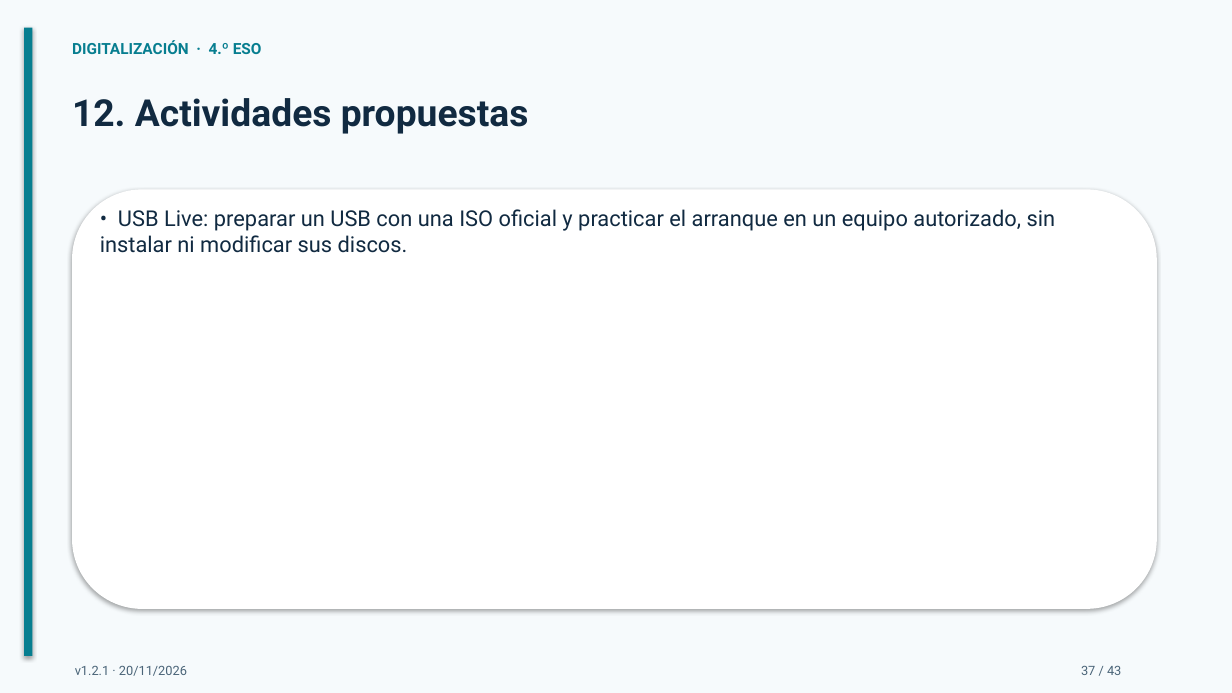
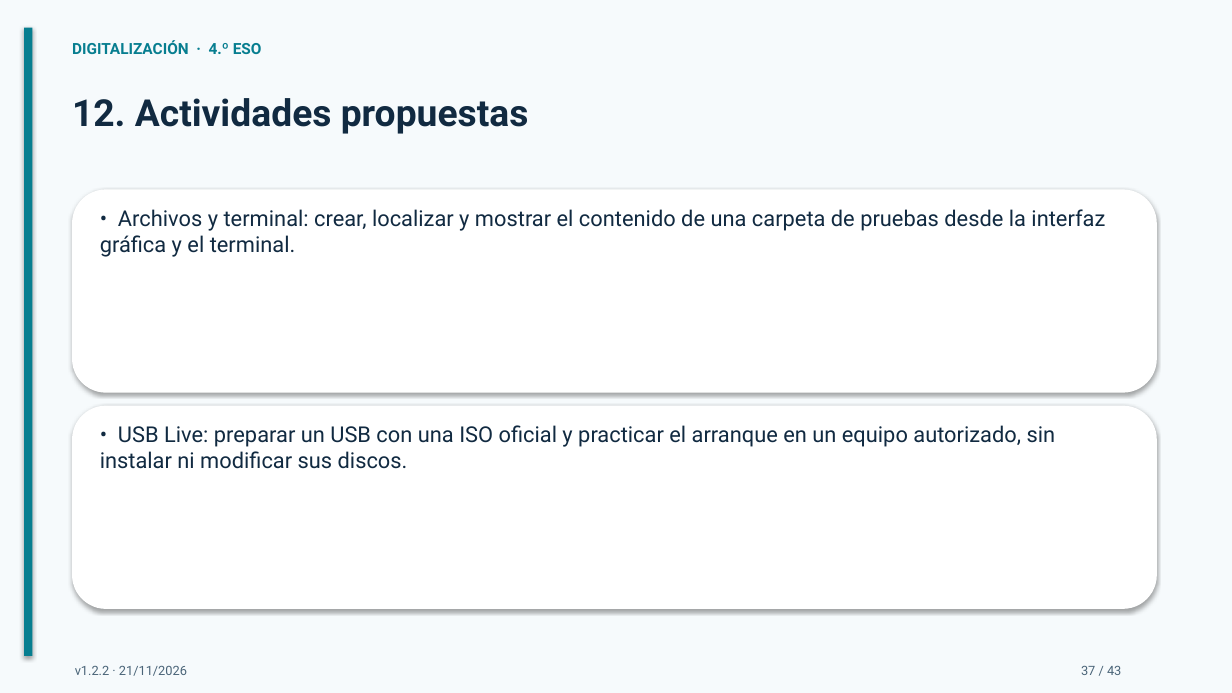
Before and after one commit to bitschips/digitaliza4, a slide deck: slide 37 of temas/tema-02-sistemas-operativos/presentaciones/tema-02-sistemas-operativos.pptx. Drawn at 1232x693 pixels with LibreOffice and Linux fonts; fonts in the diff are those of the drawing. Boxes give left, top, right and bottom in pixels: in the first picture for what was removed or moved away, otherwise in the second. Text is boxed around its words. In the diff, an @@ line names an element or a change of style, - is before the commit and + after.

```diff
--- a/temas/tema-02-sistemas-operativos/presentaciones/tema-02-sistemas-operativos.pptx
+++ b/temas/tema-02-sistemas-operativos/presentaciones/tema-02-sistemas-operativos.pptx
@@ rounded rectangle resized from (x1=72, y1=189, x2=1157, y2=609) to (x1=72, y1=189, x2=1157, y2=393) @@
@@ text added at (x1=100, y1=209, x2=1105, y2=257), 17 pt, text #112A41 @@
+• Archivos y terminal: crear, localizar y mostrar el contenido de una carpeta de pruebas desde la interfaz gráfica y el terminal.
@@ rounded rectangle added at (x1=72, y1=406, x2=1157, y2=609), fill #FFFFFF @@
@@ text "• USB Live: preparar un ..." moved from (x1=100, y1=209, x2=1056, y2=253) to (x1=100, y1=425, x2=1056, y2=469) @@
@@ text at (x1=75, y1=666, x2=187, y2=676): text changed @@
-v1.2.1 · 20/11/2026
+v1.2.2 · 21/11/2026
```
Also in this commit, not shown: 42 other slides changed, 5 other files.
